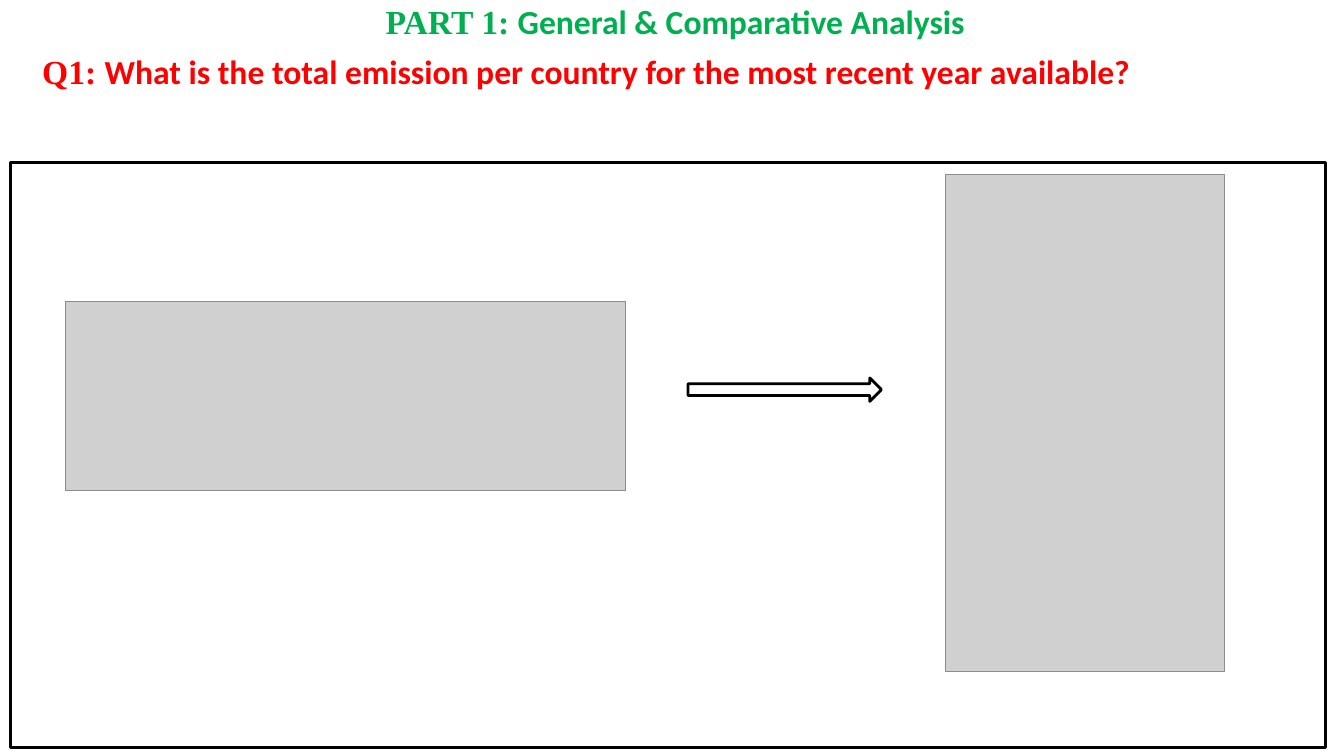
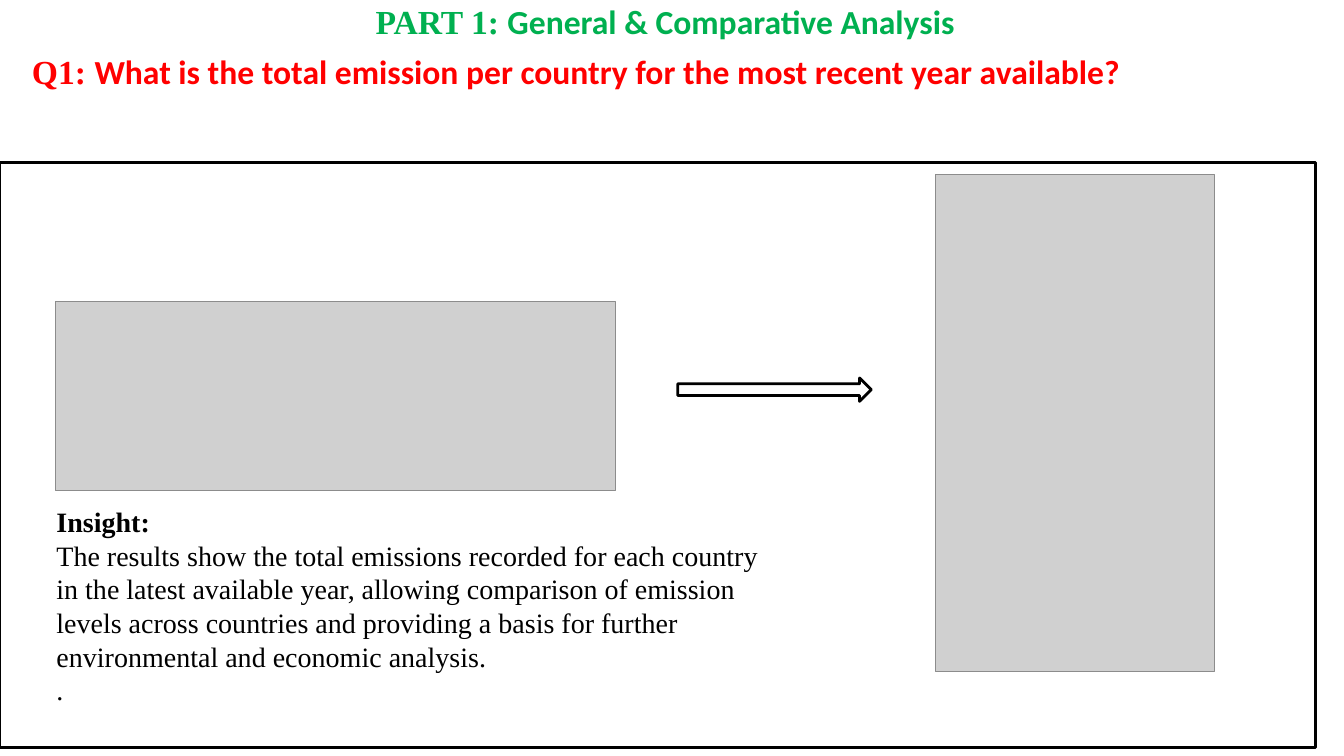
Before and after one commit to ShivaniGundla/SQL_Project, a slide deck: slide 8 of presentation/SQL_Project_Shivani_Gundla.pptx (slide 7 before the commit). Drawn at 1344x756 pixels with LibreOffice and Linux fonts; fonts in the diff are those of the drawing; grey boxes stand for pictures; background and template pictures are left out. Boxes give left, top, right and bottom in pixels: in the first picture for what was removed or moved away, otherwise in the second. Text is boxed around its words. In the diff, an @@ line names an element or a change of style, - is before the commit and + after.

```diff
--- a/presentation/SQL_Project_Shivani_Gundla.pptx
+++ b/presentation/SQL_Project_Shivani_Gundla.pptx
@@ 2 pictures, 1 subtitle, 1 rectangle, 1 right arrow: place and size @@
-2 pictures, 1 subtitle, 1 rectangle, 1 right arrow at [10, 10, 1326, 748]
+2 pictures, 1 subtitle, 1 rectangle, 1 right arrow at [0, 10, 1316, 748]
@@ text added at [56, 512, 758, 672], 20 pt, text #000000 @@
+Insight:
+The results show the total emissions recorded for each country in the latest available year, allowing comparison of emission levels across countries and providing a basis for further environmental and economic analysis.
+.
```
Also in this commit, not shown: 16 other slides changed, 2 slides added, 2 slides removed.
